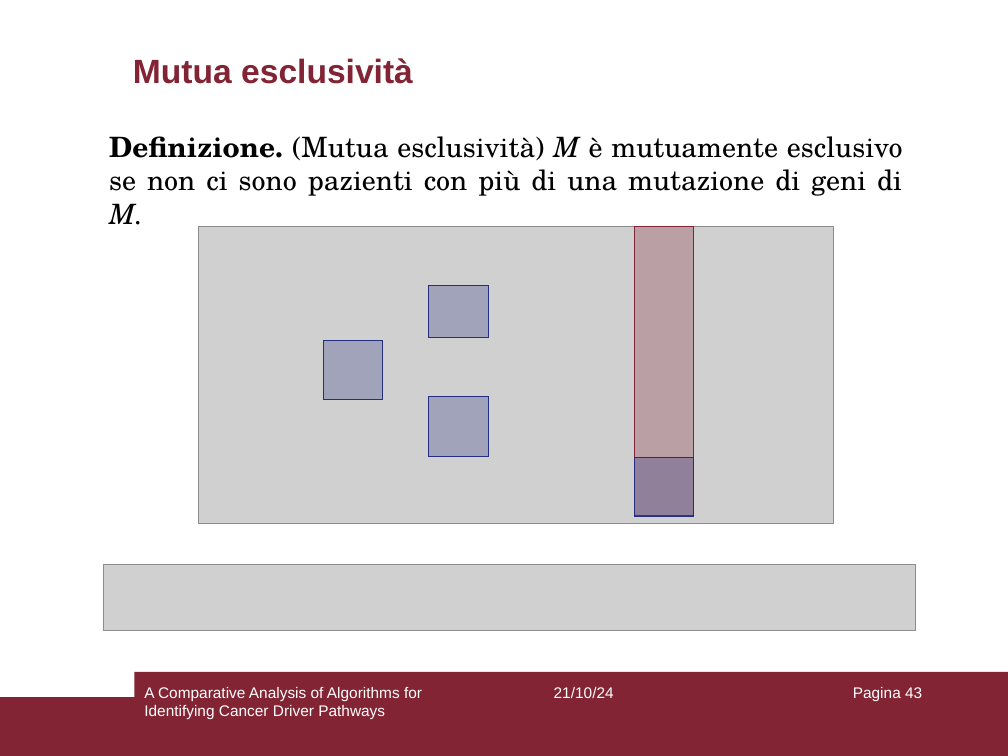
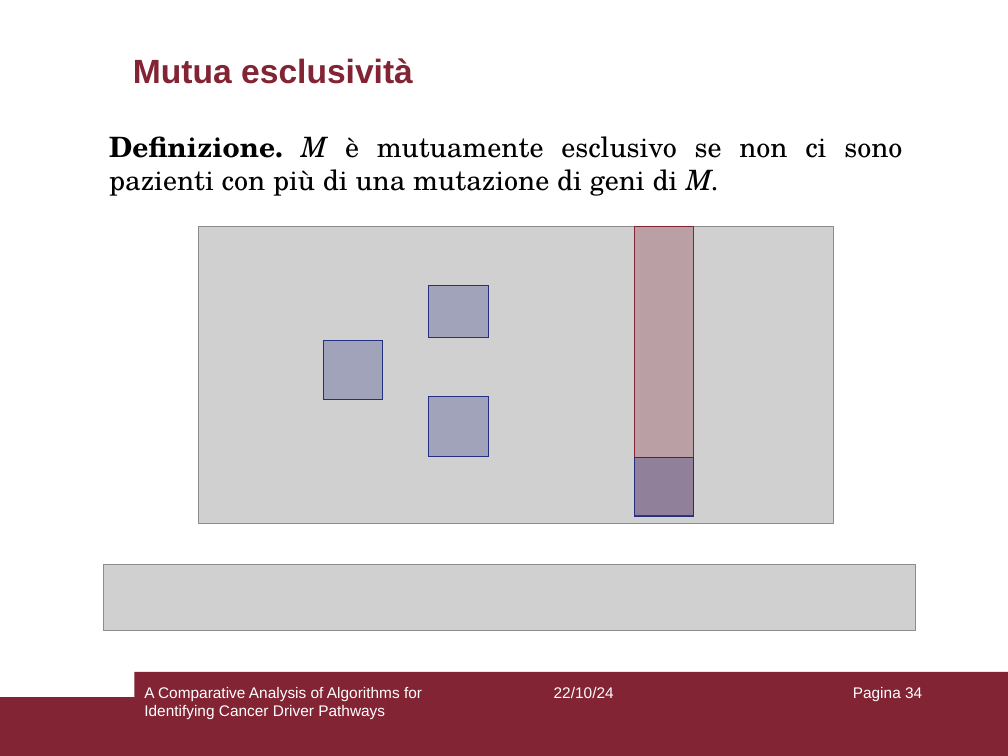
Before and after one commit to aflaag/bsc-thesis, a slide deck: slide 34 of presentation/slides.odp (slide 43 before the commit). Drawn at 1008x756 pixels with LibreOffice and Linux fonts; fonts in the diff are those of the drawing; grey boxes stand for pictures. Boxes give left, top, right and bottom in pixels: in the first picture for what was removed or moved away, otherwise in the second. Text is boxed around its words. In the diff, an @@ line names an element or a change of style, - is before the commit and + after.

```diff
--- a/presentation/slides.odp
+++ b/presentation/slides.odp
@@ text at (109, 136, 902, 196): text changed @@
-Definizione. (Mutua esclusività) M è mutuamente esclusivo se non ci sono pazienti con più di una mutazione di geni di M.
+Definizione. M è mutuamente esclusivo se non ci sono pazienti con più di una mutazione di geni di M.
@@ text at (554, 687, 614, 698): text changed @@
-21/10/24
+22/10/24
@@ page number at (853, 687, 922, 701): text changed @@
-Pagina 43
+Pagina 34
```
Also in this commit, not shown: 64 other slides changed, 1 slide added, 11 slides removed, 9 other files.
